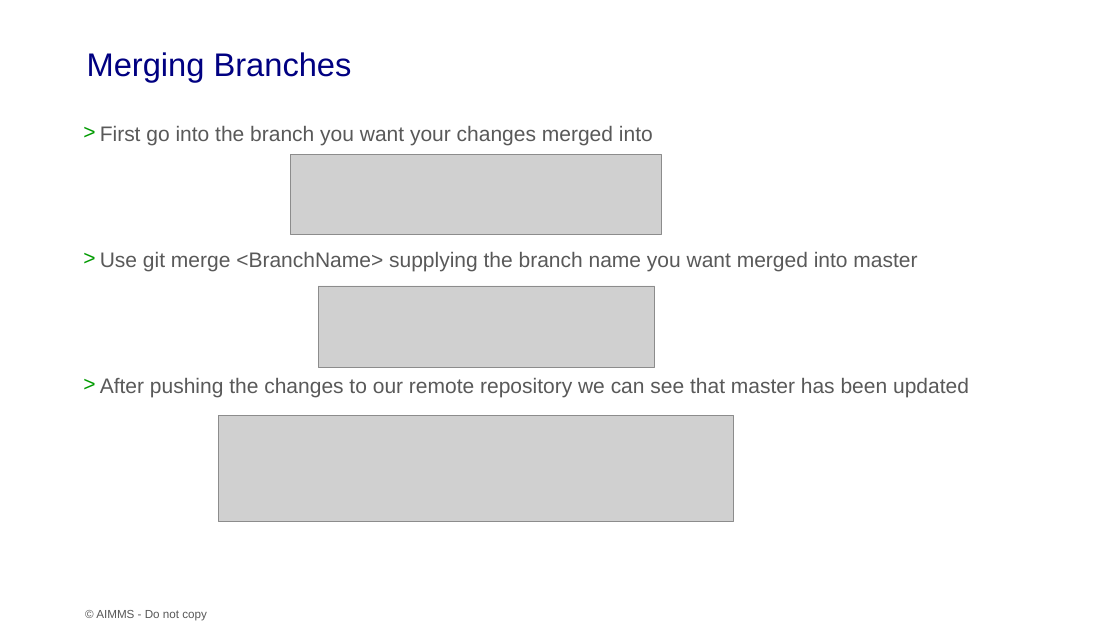
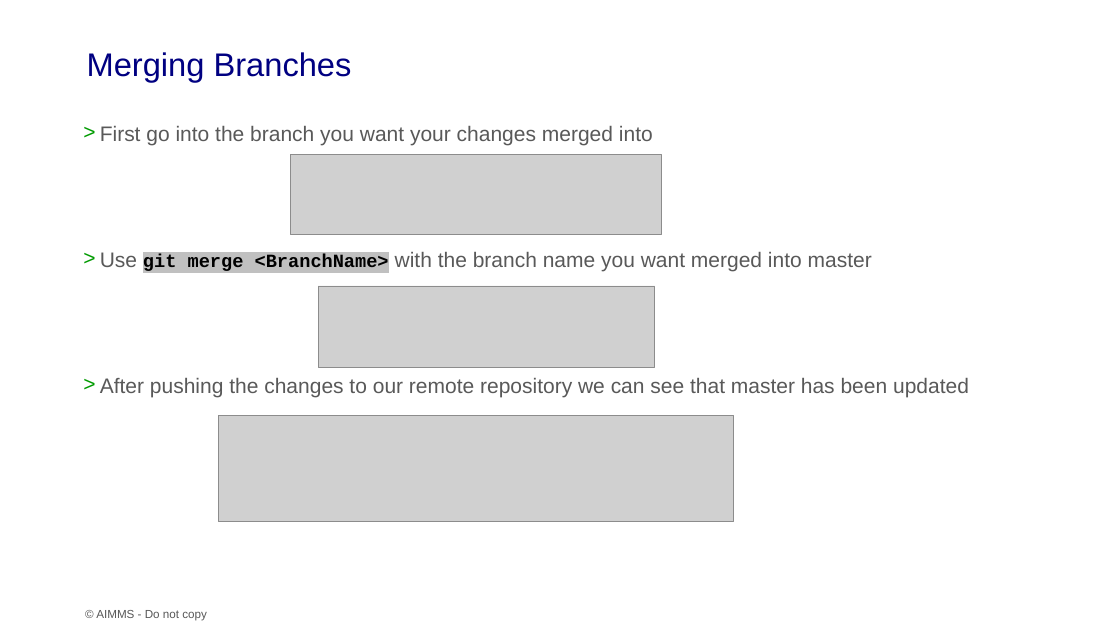
Before and after one commit to khang-bui/GitSlides, a slide deck: slide 14 of Git Basics.pptx. Drawn at 1120x630 pixels with LibreOffice and Linux fonts; fonts in the diff are those of the drawing; grey boxes stand for pictures; background and template pictures are left out. Boxes give left, top, right and bottom in pixels: in the first picture for what was removed or moved away, otherwise in the second. Text is boxed around its words. In the diff, an @@ line names an element or a change of style, - is before the commit and + after.

Commit message:
Formated code text

```diff
--- a/Git Basics.pptx
+++ b/Git Basics.pptx
@@ text at (x1=100, y1=252, x2=872, y2=271): text changed @@
-> Use git merge <BranchName> supplying the branch name you want merged into master
+> Use git merge <BranchName> with the branch name you want merged into master
```
Also in this commit, not shown: 3 other slides changed.
